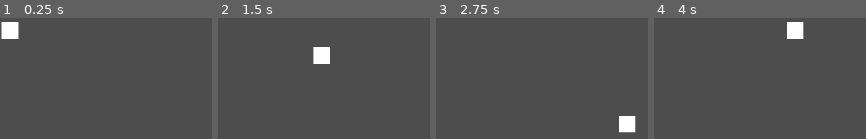
Above: before the commit, frames 1-4 (left to right).
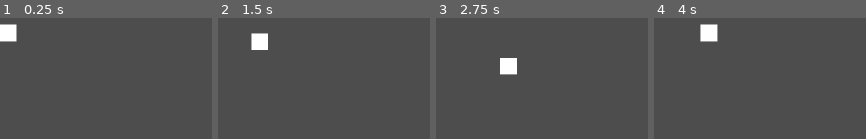
Above: after the commit, the same moments.

Repository: Firebot8/polyhack-syndrome-2026
Game: Godot game, scene res://game.tscn
Two runs of this game, one before a commit and one after it. Both use one fixed random seed, a clock stepped at 60 frames per second and the inputs below.
Inputs:
- Up to frame 1 (0.25 s): no input
- Up to frame 2 (1.5 s): tap Enter at 0.5 s; hold Right (ui_right) 0.53-1.28 s; hold Down (ui_down) from 1.28 s (still down)
- Up to frame 3 (2.75 s): release Down (ui_down) at 2.03 s; hold Right (ui_right) from 2.03 s (still down)
- Up to frame 4 (4 s): release Right (ui_right) at 2.78 s; hold Up (ui_up) 2.78-3.53 s; hold Left (ui_left) from 3.53 s (still down)

The runs differ from the first frame. In frame 1, 0.7% of the frame differs, in the area x 0-9%, y 3-20%; in frame 2, 2.3%; in frame 3, 2.2%; in frame 4, 2.4%, in the area x 21-71%, y 3-20%.

Commit message:
Tweaked movement
it is no tile based and smooth

Diff:
--- a/scripts/player.gd
+++ b/scripts/player.gd
@@ -1,24 +1,40 @@
 extends CharacterBody2D
 
-@export var speed = 300.0
+@export var tile_size = 16
+@export var speed = 100.0
+
+var is_moving = false
+var target_position = Vector2.ZERO
+var next_direction = Vector2.ZERO
+
+func _ready() -> void:
+	# Snap to grid on start
+	position = position.snapped(Vector2(tile_size, tile_size))
+	target_position = position
 
 func _physics_process(delta: float) -> void:
 	# Get input direction
-	var direction = Vector2.ZERO
+	if Input.is_action_pressed("ui_right"):
+		next_direction = Vector2.RIGHT
+	elif Input.is_action_pressed("ui_left"):
+		next_direction = Vector2.LEFT
+	elif Input.is_action_pressed("ui_down"):
+		next_direction = Vector2.DOWN
+	elif Input.is_action_pressed("ui_up"):
+		next_direction = Vector2.UP
 
-	if Input.is_action_pressed("ui_right"):  # D key
-		direction.x += 1
-	if Input.is_action_pressed("ui_left"):   # A key
-		direction.x -= 1
-	if Input.is_action_pressed("ui_down"):   # S key
-		direction.y += 1
-	if Input.is_action_pressed("ui_up"):     # W key
-		direction.y -= 1
+	# Start moving if not already moving
+	if not is_moving and next_direction != Vector2.ZERO:
+		target_position = position + next_direction * tile_size
+		is_moving = true
 
-	# Normalize to prevent faster diagonal movement
-	if direction.length() > 0:
-		direction = direction.normalized()
+	# Smooth movement to target
+	if is_moving:
+		var direction = (target_position - position).normalized()
+		velocity = direction * speed
+		move_and_slide()
 
-	# Set velocity and move
-	velocity = direction * speed
-	move_and_slide()
+		# Check if reached target
+		if position.distance_to(target_position) < 2:
+			position = target_position
+			is_moving = false
